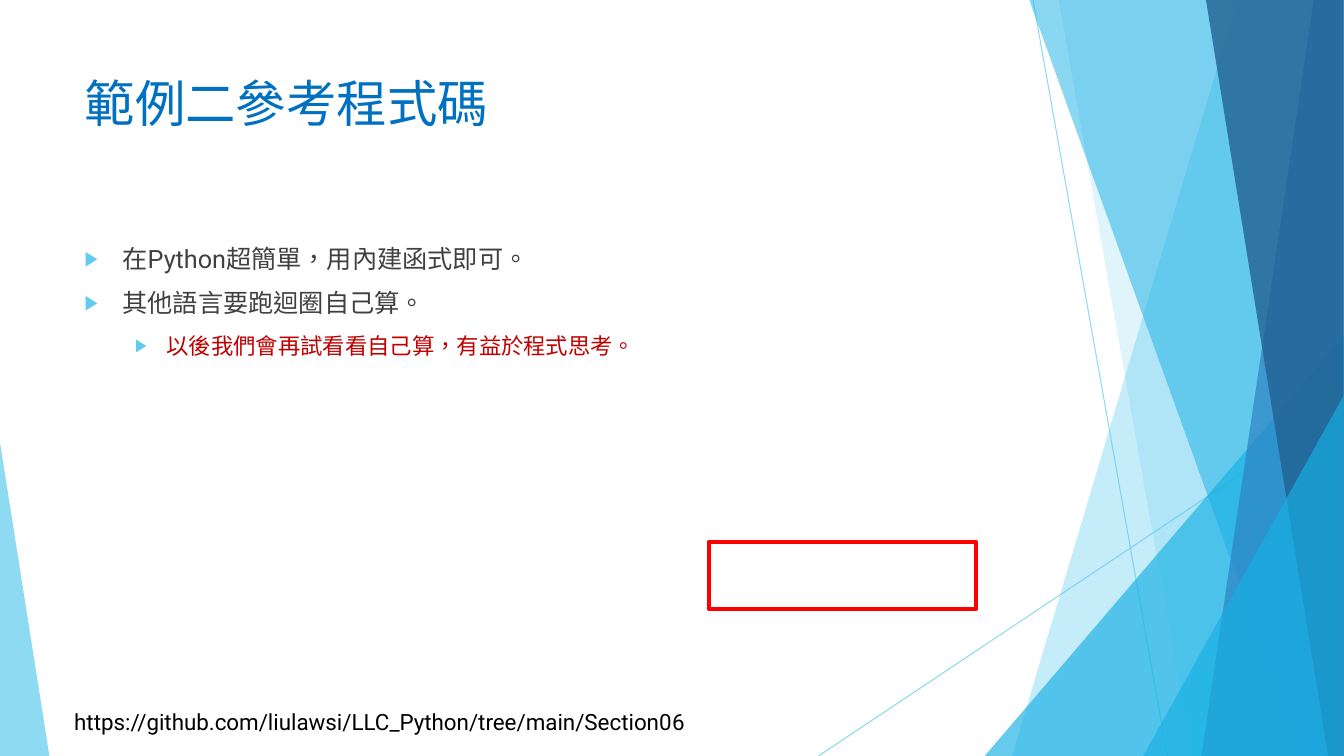
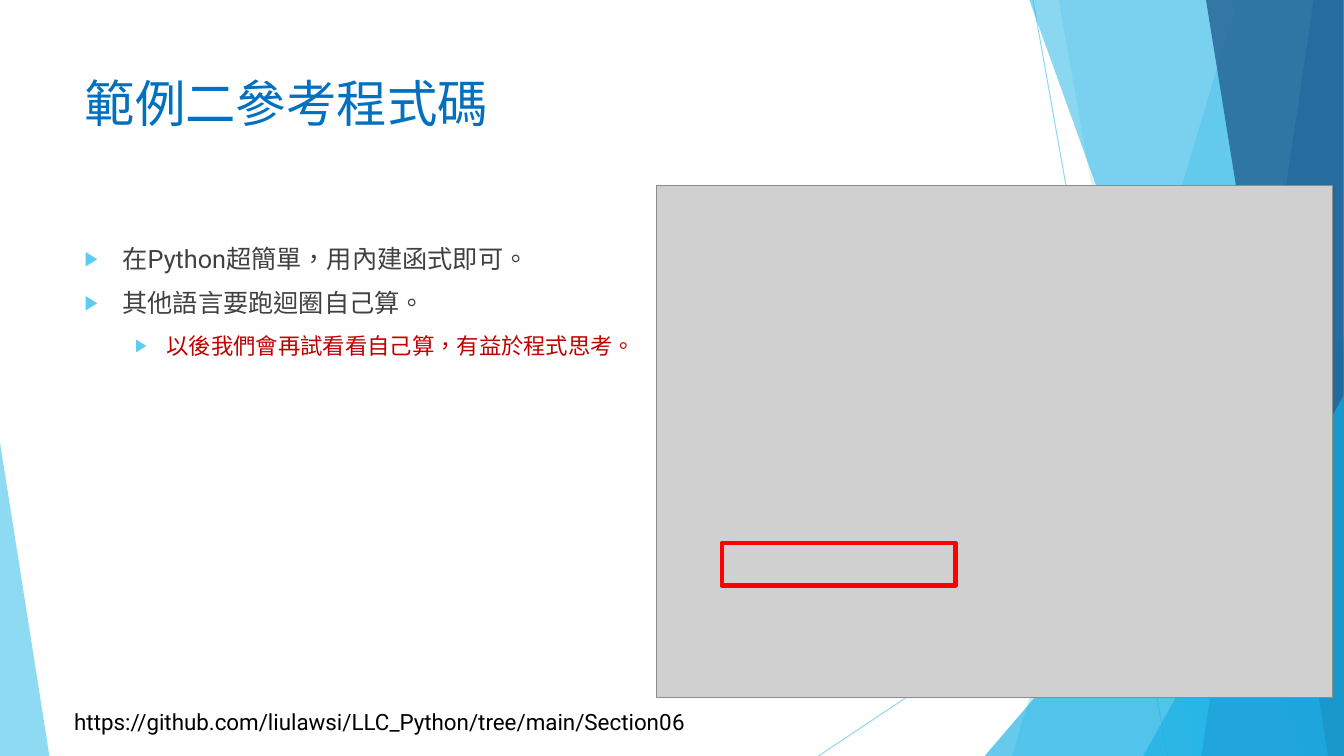
Before and after one commit to liulawsi/My_PPTs, a slide deck: slide 13 of LCC/Python/06_串列(List)一定要認識.pptx (slide 12 before the commit). Drawn at 1344x756 pixels with LibreOffice and Linux fonts; fonts in the diff are those of the drawing; grey boxes stand for pictures; background and template pictures are left out. Boxes give left, top, right and bottom in pixels: in the first picture for what was removed or moved away, otherwise in the second. Text is boxed around its words. In the diff, an @@ line names an element or a change of style, - is before the commit and + after.

```diff
--- a/LCC/Python/06_串列(List)一定要認識.pptx
+++ b/LCC/Python/06_串列(List)一定要認識.pptx
@@ picture added at (657,186,1333,698) @@
@@ rectangle: place and size @@
-rectangle at (709,542,976,609)
+rectangle at (722,543,956,586)
```
Also in this commit, not shown: 16 other slides changed, 20 slides added, 1 other file.
